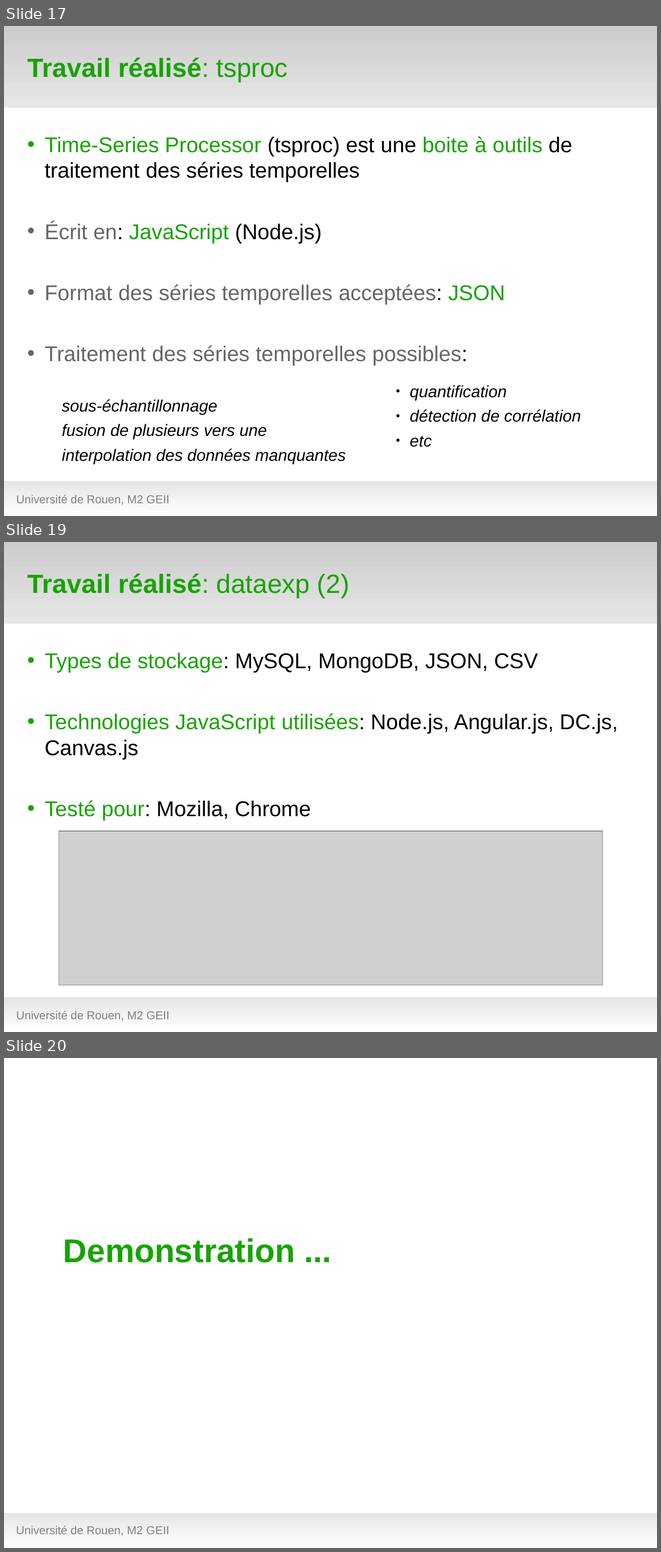
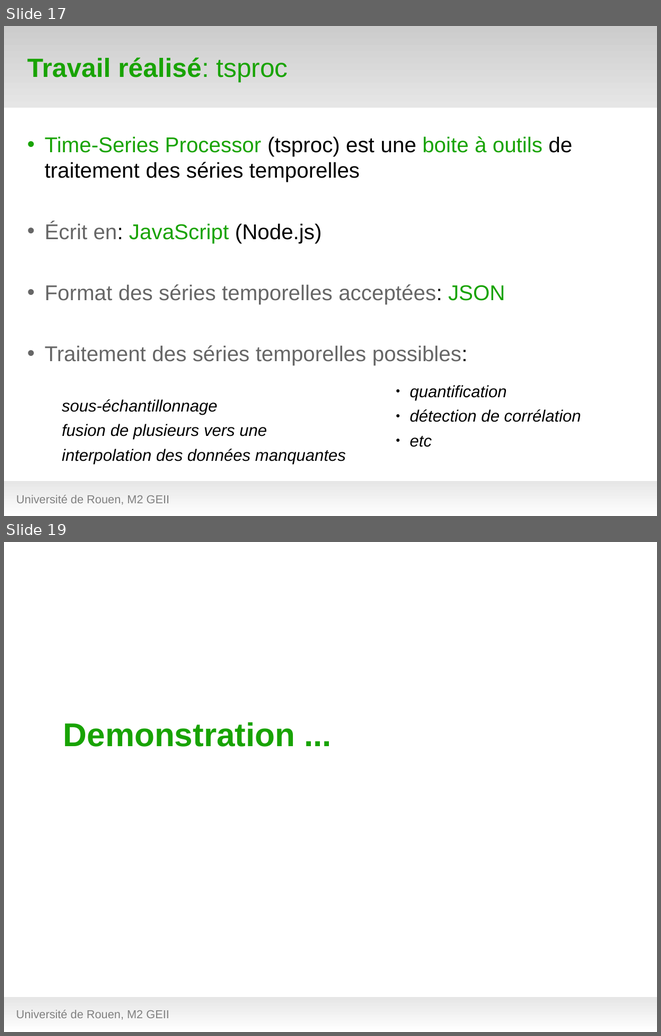
Before and after one commit to hanzenok/dataexp, a slide deck: presentation/test_green9.odp. Shown one above the other, each under a label of ours: slides 17, 19 and 20 before the commit, slides 17 and 19 after it; the slides between them are not shown. The pictures are 661x1552 and 661x1036 pixels, drawn with LibreOffice and Linux fonts; fonts in the diff are those of the drawing; grey boxes stand for pictures; background and template pictures are left out. Boxes give left, top, right and bottom in pixels: in the first picture for what was removed or moved away, otherwise in the second. Text is boxed around its words. In the diff, an @@ line names an element or a change of style, - is before the commit and + after.

```diff
--- a/presentation/test_green9.odp
+++ b/presentation/test_green9.odp
@@ slide 19 removed at bbox=[4, 542, 657, 1032], background #FFFFFF; not listed: 2 template elements that a slide beside it also shows @@
@@ title removed at bbox=[27, 573, 350, 598] @@
-Travail réalisé: dataexp (2)
@@ text removed at bbox=[45, 652, 618, 820] @@
-• Types de stockage: MySQL, MongoDB, JSON, CSV
-• Technologies JavaScript utilisées: Node.js, Angular.js, DC.js, Canvas.js
-• Testé pour: Mozilla, Chrome
@@ picture removed at bbox=[59, 831, 603, 985] @@
@@ text removed at bbox=[16, 1011, 170, 1021] @@
-Université de Rouen, M2 GEII
@@ what was slide 20 is now slide 19 @@
```
Also in this commit, not shown: 8 slides changed, 1 slide added, 6 other files.
